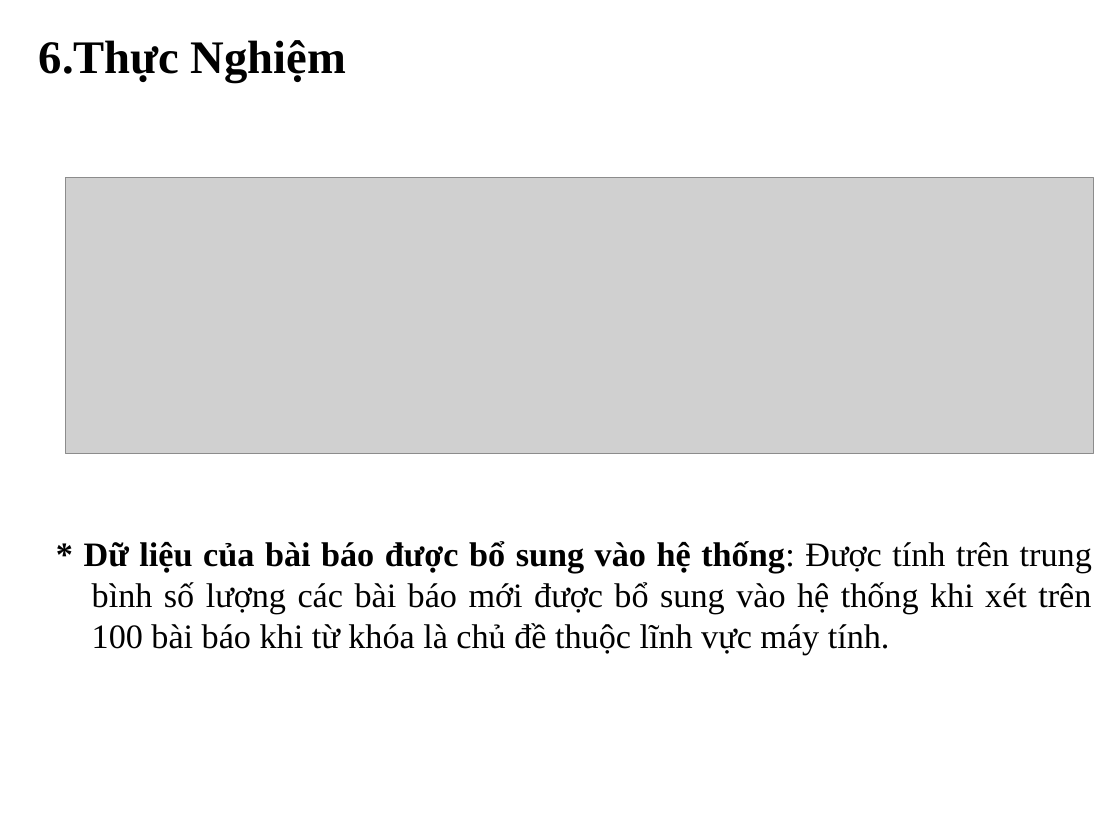
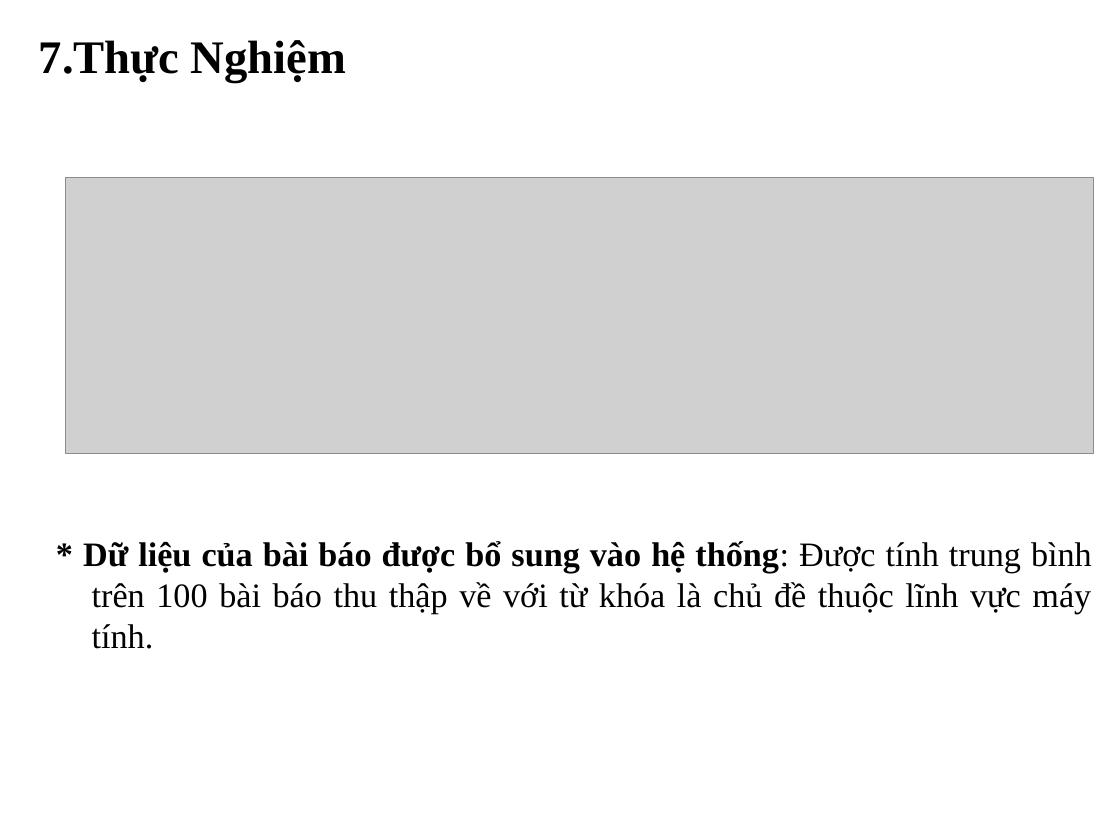
Before and after one commit to tiendv/detaitotnghiep, a slide deck: slide 12 of Report/Slide Baove/Final_slide.ppt (slide 11 before the commit). Drawn at 1120x840 pixels with LibreOffice and Linux fonts; fonts in the diff are those of the drawing; grey boxes stand for pictures; background and template pictures are left out. Boxes give left, top, right and bottom in pixels: in the first picture for what was removed or moved away, otherwise in the second. Text is boxed around its words. In the diff, an @@ line names an element or a change of style, - is before the commit and + after.

```diff
--- a/Report/Slide Baove/Final_slide.ppt
+++ b/Report/Slide Baove/Final_slide.ppt
@@ title at (x1=39, y1=40, x2=346, y2=83): text changed @@
-6.Thực Nghiệm
+7.Thực Nghiệm
@@ text at (x1=83, y1=541, x2=1092, y2=649): text changed @@
-* Dữ liệu của bài báo được bổ sung vào hệ thống: Được tính trên trung bình số lượng các bài báo mới được bổ sung vào hệ thống khi xét trên 100 bài báo khi từ khóa là chủ đề thuộc lĩnh vực máy tính.
+* Dữ liệu của bài báo được bổ sung vào hệ thống: Được tính trung bình trên 100 bài báo thu thập về với từ khóa là chủ đề thuộc lĩnh vực máy tính.
```
Also in this commit, not shown: 11 other slides changed, 1 slide added.
